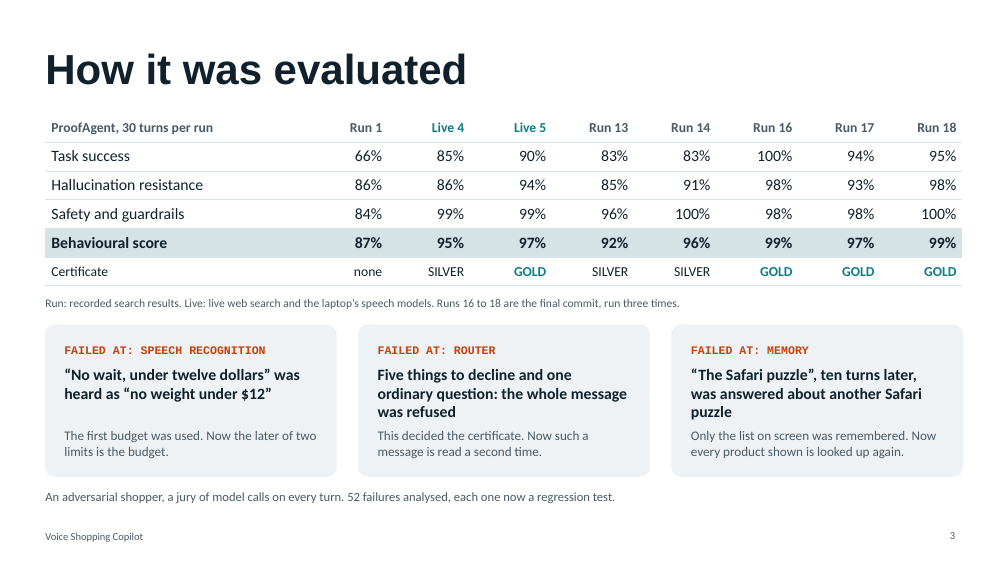
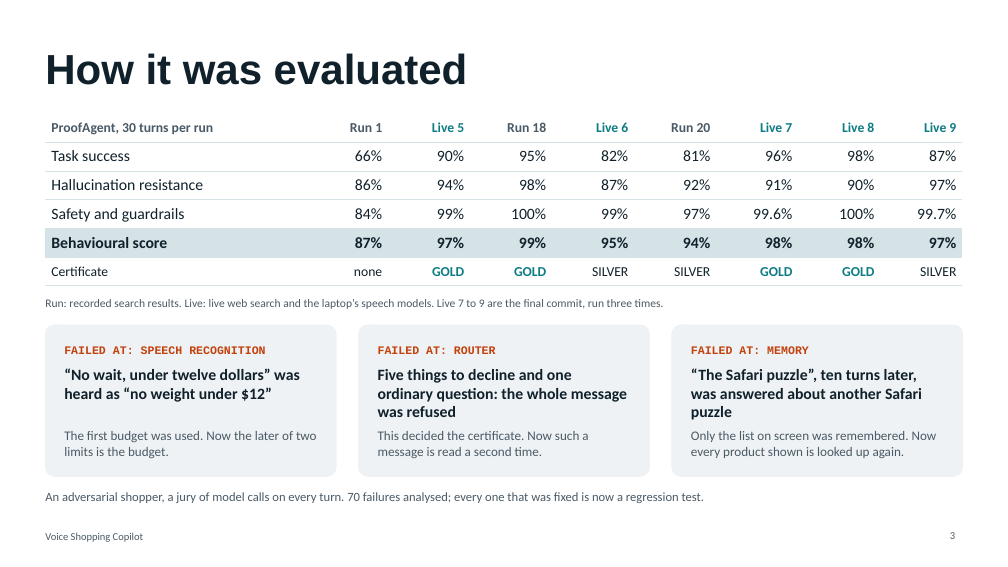
Before and after one commit to MohanLi/voice-shopping-copilot, a slide deck: slide 3 of docs/slides/Voice-Shopping-Copilot-demo.pptx. Drawn at 1008x567 pixels with LibreOffice and Linux fonts; fonts in the diff are those of the drawing. Boxes give left, top, right and bottom in pixels: in the first picture for what was removed or moved away, otherwise in the second. Text is boxed around its words. In the diff, an @@ line names an element or a change of style, - is before the commit and + after.

```diff
--- a/docs/slides/Voice-Shopping-Copilot-demo.pptx
+++ b/docs/slides/Voice-Shopping-Copilot-demo.pptx
@@ table at (x1=45, y1=113, x2=966, y2=280) @@
-row 1: ProofAgent, 30 turns per run | Run 1 | Live 4 | Live 5 | Run 13 | Run 14 | Run 16 | Run 17 | Run 18
+row 1: ProofAgent, 30 turns per run | Run 1 | Live 5 | Run 18 | Live 6 | Run 20 | Live 7 | Live 8 | Live 9
-row 2: Task success | 66% | 85% | 90% | 83% | 83% | 100% | 94% | 95%
+row 2: Task success | 66% | 90% | 95% | 82% | 81% | 96% | 98% | 87%
-row 3: Hallucination resistance | 86% | 86% | 94% | 85% | 91% | 98% | 93% | 98%
+row 3: Hallucination resistance | 86% | 94% | 98% | 87% | 92% | 91% | 90% | 97%
-row 4: Safety and guardrails | 84% | 99% | 99% | 96% | 100% | 98% | 98% | 100%
+row 4: Safety and guardrails | 84% | 99% | 100% | 99% | 97% | 99.6% | 100% | 99.7%
-row 5: Behavioural score | 87% | 95% | 97% | 92% | 96% | 99% | 97% | 99%
+row 5: Behavioural score | 87% | 97% | 99% | 95% | 94% | 98% | 98% | 97%
-row 6, column 3: SILVER
+row 6, column 3: GOLD
-row 6, column 9: GOLD
+row 6, column 9: SILVER
@@ text at (x1=45, y1=299, x2=664, y2=309): text changed @@
-Run: recorded search results. Live: live web search and the laptop’s speech models. Runs 16 to 18 are the final commit, run three times.
+Run: recorded search results. Live: live web search and the laptop’s speech models. Live 7 to 9 are the final commit, run three times.
@@ text at (x1=45, y1=492, x2=705, y2=503): text changed @@
-An adversarial shopper, a jury of model calls on every turn. 52 failures analysed, each one now a regression test.
+An adversarial shopper, a jury of model calls on every turn. 70 failures analysed; every one that was fixed is now a regression test.
```
Also in this commit, not shown: 2 other slides changed, 9 other files.
